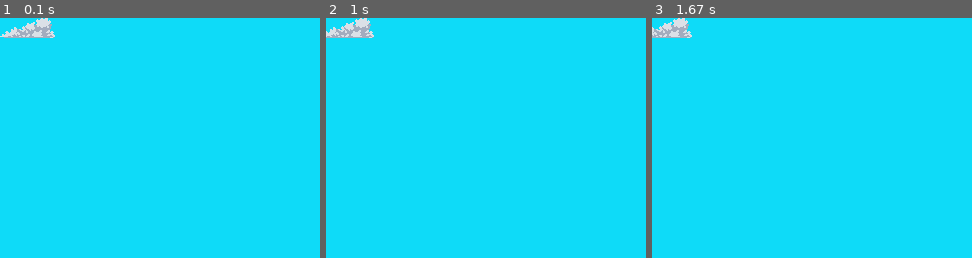
Above: before the commit, frames 1-3 (left to right).
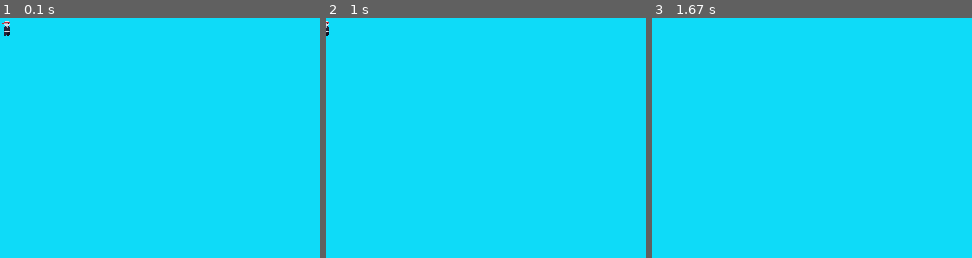
Above: after the commit, the same moments.

Repository: dbrizov/pygame-platformer
Game: pygame game, started from assets/src/game.py
The game is run twice, just before and just after one commit, with the same random seed, the same clock (stepped at 60 frames per second) and the same inputs.
Inputs:
- Up to frame 1 (0.1 s): no input
- Up to frame 2 (1 s): tap Enter at 0.33 s; tap A at 0.67 s
- Up to frame 3 (1.67 s): tap A at 1.5 s
The pictures show only the part of the screen within x 0-50%, y 0-50%; the shares and areas given below are measured in that part.

The runs differ from the first frame. In frame 1, 0.9% of the frame differs, in the area x 0-18%, y 0-9%; in frame 2, 0.8%; in frame 3, 0.7%.

Commit message:
Added engine configuration through engine.ini file

Diff:
--- /dev/null
+++ b/assets/src/engine/config.py
@@ -0,0 +1,50 @@
+import pathlib
+from configparser import ConfigParser
+
+
+CURRENT_DIRECTORY = pathlib.Path(__file__).resolve().parent
+CONFIG_FILE_NAME = "engine.ini"
+CONFIG_FILE_PATH = CURRENT_DIRECTORY.joinpath(CONFIG_FILE_NAME)
+
+# Config sections
+SECTION_GRAPHICS = "graphics"
+SECTION_PHYSICS = "physics"
+
+# Graphics keys
+KEY_SCREEN_WIDTH = "screen_width"
+KEY_SCREEN_HEIGHT = "screen_height"
+KEY_TARGET_FPS = "target_fps"
+KEY_GRAPHICS_SCALE = "graphics_scale"
+
+# Physics keys
+KEY_PHYSICS_FPS = "physics_fps"
+KEY_PHYSICS_INTERPOLATION = "physics_interpolation"
+
+
+class EngineConfig:
+    # Graphics
+    SCREEN_WIDTH: int
+    SCREEN_HEIGHT: int
+    TARGET_FPS: int
+    GRAPHICS_SCALE: float
+
+    # Physics
+    PHYSICS_FPS: int
+    PHYSICS_DELTA_TIME: float
+    PHYSICS_INTERPOLATION: bool
+
+    @staticmethod
+    def init():
+        config = ConfigParser(allow_no_value=True)
+        config.read(CONFIG_FILE_PATH)
+
+        # Graphics
+        EngineConfig.SCREEN_WIDTH = config.getint(SECTION_GRAPHICS, KEY_SCREEN_WIDTH)
+        EngineConfig.SCREEN_HEIGHT = config.getint(SECTION_GRAPHICS, KEY_SCREEN_HEIGHT)
+        EngineConfig.TARGET_FPS = config.getint(SECTION_GRAPHICS, KEY_TARGET_FPS)
+        EngineConfig.GRAPHICS_SCALE = config.getfloat(SECTION_GRAPHICS, KEY_GRAPHICS_SCALE)
+
+        # Physics
+        EngineConfig.PHYSICS_FPS = config.getint(SECTION_PHYSICS, KEY_PHYSICS_FPS)
+        EngineConfig.PHYSICS_DELTA_TIME = 1.0 / EngineConfig.PHYSICS_FPS
+        EngineConfig.PHYSICS_INTERPOLATION = config.getboolean(SECTION_PHYSICS, KEY_PHYSICS_INTERPOLATION)
--- /dev/null
+++ b/assets/src/engine/engine.ini
@@ -0,0 +1,9 @@
+[graphics]
+screen_width = 640
+screen_height = 480
+target_fps = 60
+graphics_scale = 1.0
+
+[physics]
+physics_fps = 60
+physics_interpolation = True
--- a/assets/src/engine/gameloop.py
+++ b/assets/src/engine/gameloop.py
@@ -1,29 +1,20 @@
 import pygame
-from engine.math import Vec2
 from engine.time import Time
 from engine.input import Input
 from engine.physics import Physics
 from engine.graphics import Display
+from engine.config import EngineConfig
 from engine.entity import EntitySpawner
-
-
-class EngineSettings:
-    def __init__(self):
-        self.screen_width: int
-        self.screen_height: int
-        self.fps: int
-        self.physics_delta_time: float
-        self.physics_gravity: Vec2
-        self.physics_interpolation = True
 
 
 class GameLoop:
     @staticmethod
-    def init(settings: EngineSettings):
+    def init():
         pygame.init()
-        Display.init(settings.screen_width, settings.screen_height)
-        Time.init(settings.fps)
-        Physics.init(settings.physics_delta_time, settings.physics_gravity, settings.physics_interpolation)
+        EngineConfig.init()
+        Display.init(EngineConfig.SCREEN_WIDTH, EngineConfig.SCREEN_HEIGHT)
+        Time.init(EngineConfig.TARGET_FPS)
+        Physics.init(EngineConfig.PHYSICS_DELTA_TIME, EngineConfig.PHYSICS_INTERPOLATION)
 
     @staticmethod
     def run():
--- a/assets/src/engine/physics.py
+++ b/assets/src/engine/physics.py
@@ -1,4 +1,3 @@
-from engine.math import Vec2
 from engine.entity import Entity
 
 from typing import Iterable
@@ -7,14 +6,12 @@
 class Physics:
     _accumulator: float  # Used to accumulate how many physics ticks should happen each frame
     fixed_delta_time: float
-    gravity: Vec2
     interpolation: bool
 
     @staticmethod
-    def init(fixed_delta_time: float, gravity: Vec2, interpolation: bool):
+    def init(fixed_delta_time: float, interpolation: bool):
         Physics._accumulator = 0.0
         Physics.fixed_delta_time = fixed_delta_time
-        Physics.gravity = gravity
         Physics.interpolation = interpolation
 
     @staticmethod
--- a/assets/src/game.py
+++ b/assets/src/game.py
@@ -1,6 +1,5 @@
-from engine.gameloop import EngineSettings, GameLoop
+from engine.gameloop import GameLoop
 from engine.graphics import Display
-from engine.math import Vec2
 from engine.entity import EntitySpawner
 from ninjagame.player import PlayerEntity
 from ninjagame.background import BackgroundEntity
@@ -14,15 +13,7 @@
 
 
 def run():
-    engine_settings = EngineSettings()
-    engine_settings.screen_width = 640  # In pixels
-    engine_settings.screen_height = 480  # In pixels
-    engine_settings.fps = 60
-    engine_settings.physics_delta_time = 1.0 / 60.0
-    engine_settings.physics_gravity = Vec2.down() * 500
-    engine_settings.physics_interpolation = True
-
-    GameLoop.init(engine_settings)
+    GameLoop.init()
 
     init_game()
 
--- a/assets/src/ninjagame/player.py
+++ b/assets/src/ninjagame/player.py
@@ -16,7 +16,7 @@
 
         self._input_component = self.add_component(InputComponent())
         self._image_component = self.add_component(
-            ImageComponent(Data.asset_path("data", "images", "clouds", "cloud_1.png")))
+            ImageComponent(Data.asset_path("data", "images", "entities", "player", "idle", "00.png")))
 
     def _enter_play(self):
         super()._enter_play()
